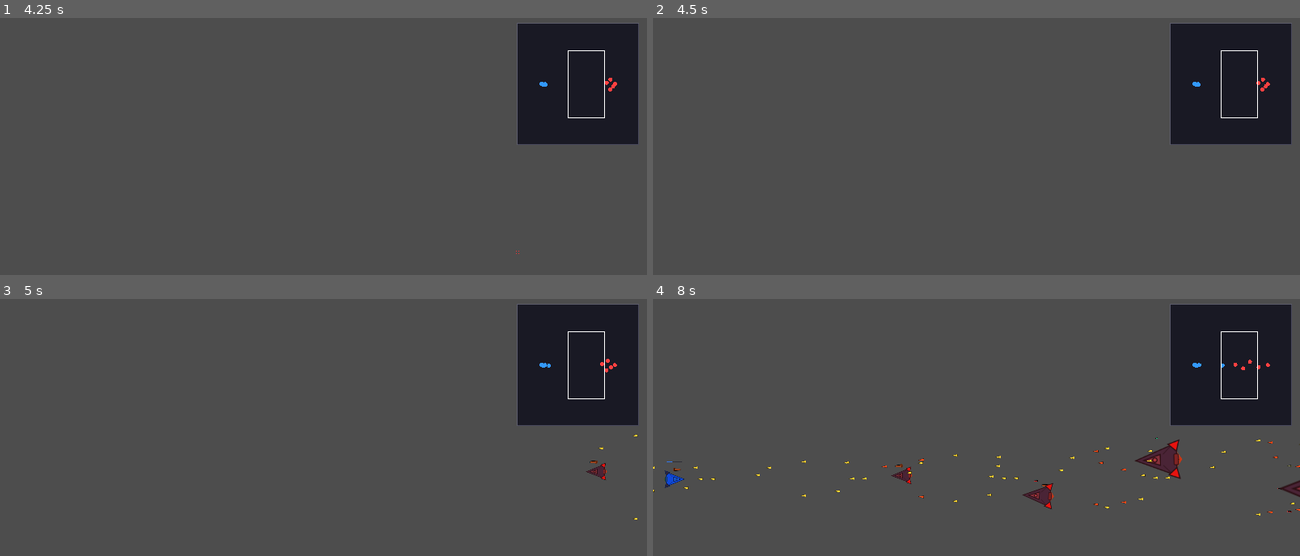
Above: before the commit, frames 1-4 (two rows, left to right).
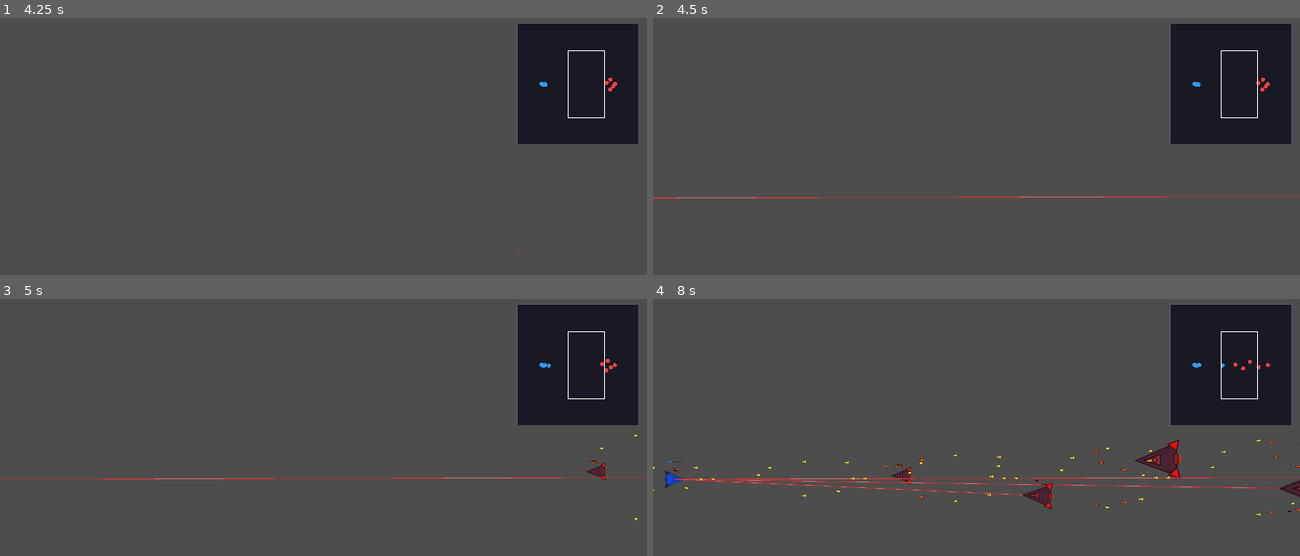
Above: after the commit, the same moments.

Repository: ZhanXuzhao/SpaceRTS
Game: Godot game, scene res://scenes/main.tscn
Same seed, same stepped clock (60 frames per second), same inputs: the game is played once before the commit and once after it.
Inputs (mouse positions are in pixels of both pictures, inside the frame that each line leads up to):
- Up to frame 1 (4.25 s): tap Enter at 0.5 s; move the mouse to (465, 179) at 0.52 s; hold W 0.53-1.25 s; tap R at 0.6 s; click (465, 179) at 0.67 s; tap Space at 1.25 s; drag from (194, 215) to (291, 269) at 1.27 s; move the mouse to (388, 118) at 2.02 s; hold W 2.03-2.75 s; tap H at 2.1 s; drag from (291, 269) to (129, 143) at 2.77 s; move the mouse to (517, 251) at 3.52 s; hold A from 3.53 s (still down); tap Z at 3.6 s
- Up to frame 2 (4.5 s): release A at 4.25 s; tap Enter at 4.25 s; drag from (782, 143) to (879, 105) at 4.27 s
- Up to frame 3 (5 s): no input
- Up to frame 4 (8 s): tap Space at 5 s; move the mouse to (1008, 478) at 5.02 s; hold A 5.03-5.75 s; tap C at 5.1 s; click (1008, 478) at 5.17 s; drag from (879, 386) to (1015, 448) at 5.77 s; move the mouse to (1118, 460) at 6.52 s; hold W 6.53-7.25 s; tap 0 at 6.6 s; drag from (847, 496) to (1028, 453) at 7.27 s

Frame 1 is identical in both runs. In frame 2, 0.6% of the frame differs, in the area x 0-100%, y 69-71%; in frame 3, 0.6%; in frame 4, 1.3%, in the area x 3-100%, y 69-77%.

Commit message:
fix: 激光光束绘制范围硬编码800改为实际有效射程

Diff:
--- a/scripts/unit.gd
+++ b/scripts/unit.gd
@@ -715,7 +715,12 @@
 				break
 		if has_laser:
 			var dist = global_position.distance_to(_current_target.global_position)
-			if dist <= 800.0:  # 约等于激光射程
+			var laser_range = 0.0
+			for w in _slot_weapons:
+				if w != null and w.weapon_type == Weapon.WeaponType.LASER:
+					laser_range = w.range * _weapon_range_mult
+					break
+			if dist <= laser_range:
 				var end = _current_target.global_position - global_position
 				# 外层光晕
 				draw_line(Vector2.ZERO, end, Color(1.0, 0.15, 0.15, 0.25), 6.0)
